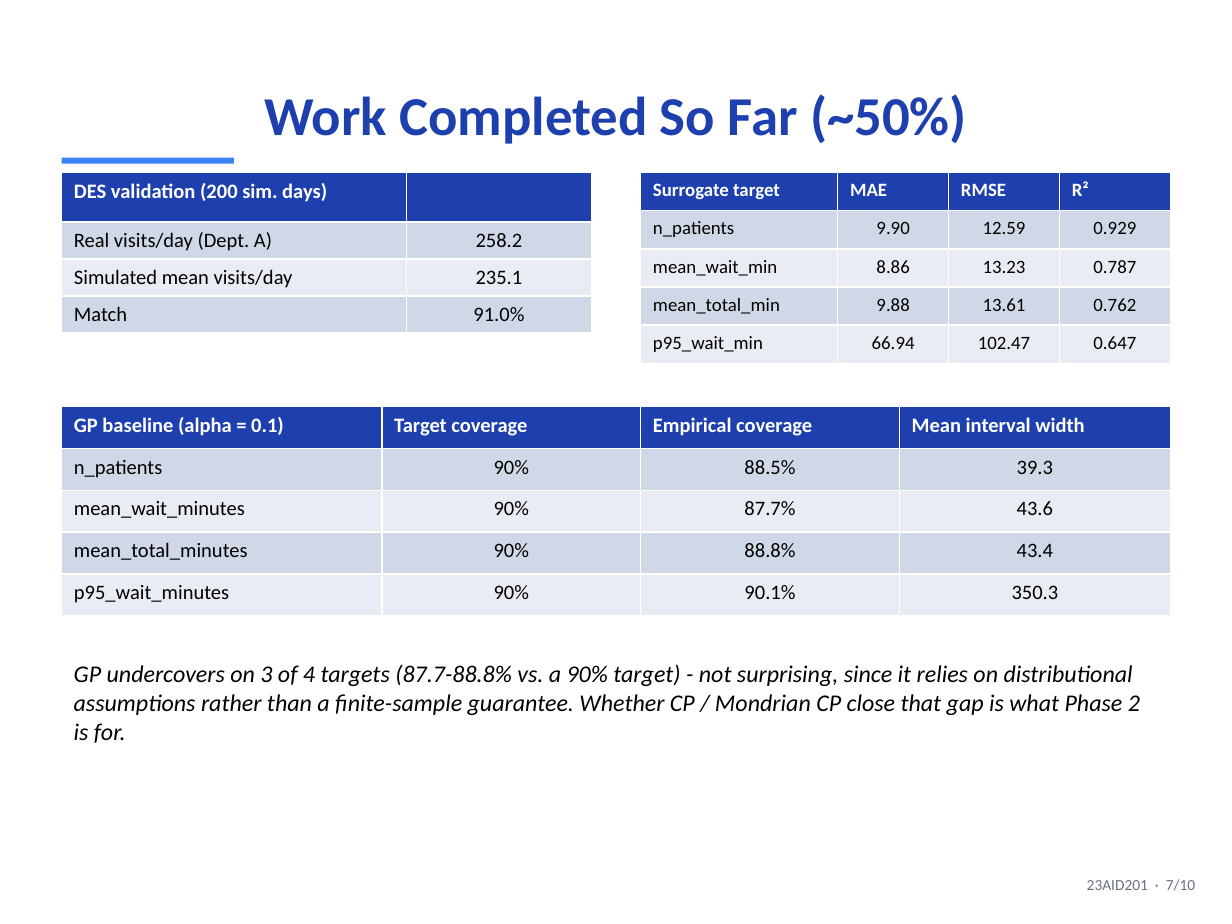
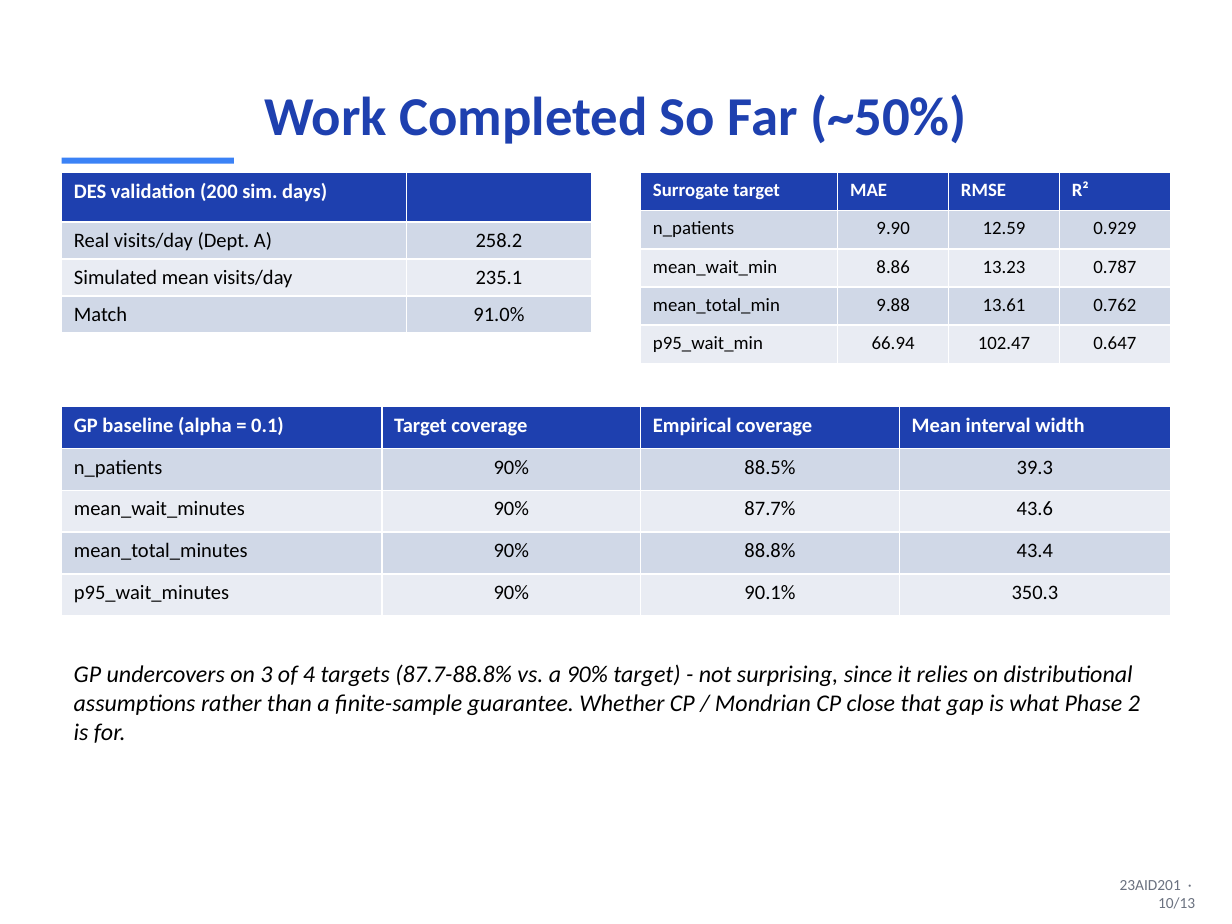
Before and after one commit to DUNE-ODYSSEY/Mondrian-Conformal-Prediction-On-Discrete-Event-Simulation, a slide deck: slide 10 of slides/mid_sem_presentation.pptx (slide 7 before the commit). Drawn at 1232x924 pixels with LibreOffice and Linux fonts; fonts in the diff are those of the drawing. Boxes give left, top, right and bottom in pixels: in the first picture for what was removed or moved away, otherwise in the second. Text is boxed around its words. In the diff, an @@ line names an element or a change of style, - is before the commit and + after.

```diff
--- a/slides/mid_sem_presentation.pptx
+++ b/slides/mid_sem_presentation.pptx
@@ text at [1120, 880, 1195, 909]: text changed @@
-23AID201 · 7/10
+23AID201 · 10/13
```
Also in this commit, not shown: 8 other slides changed, 3 slides added, 1 other file.
